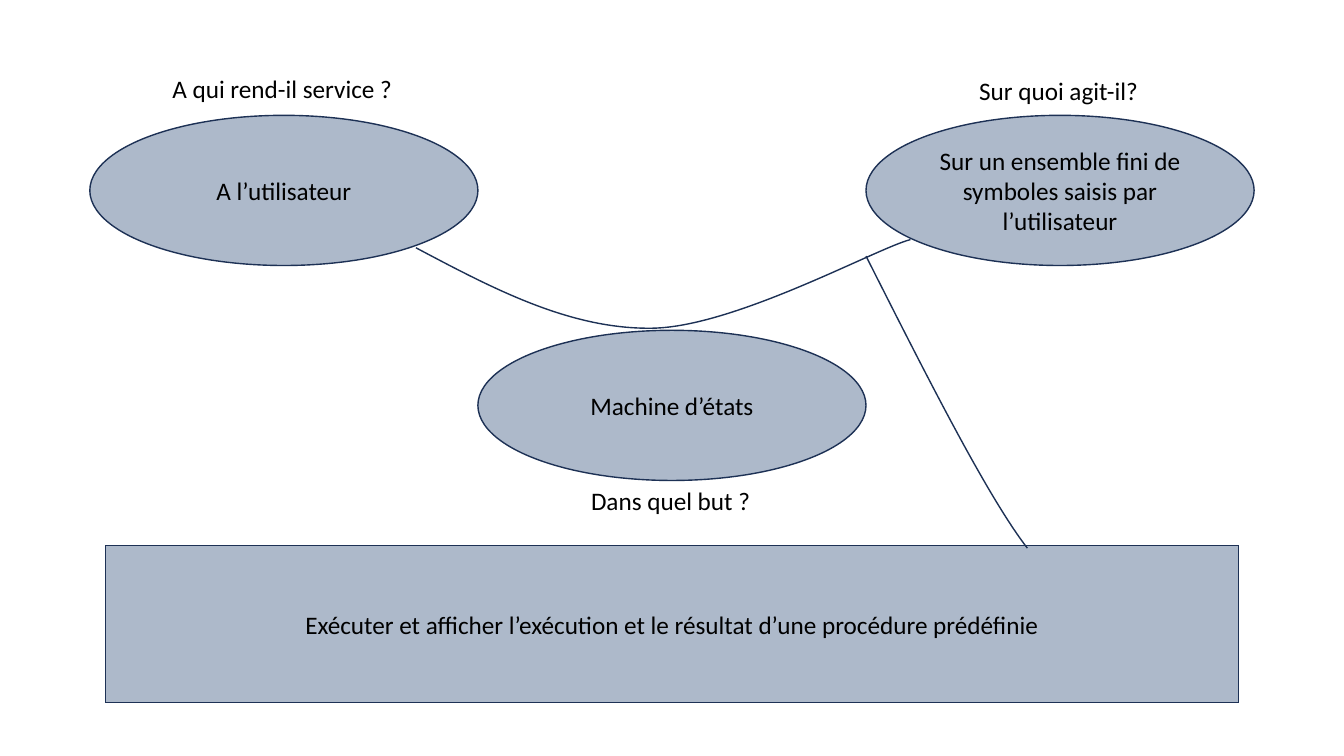
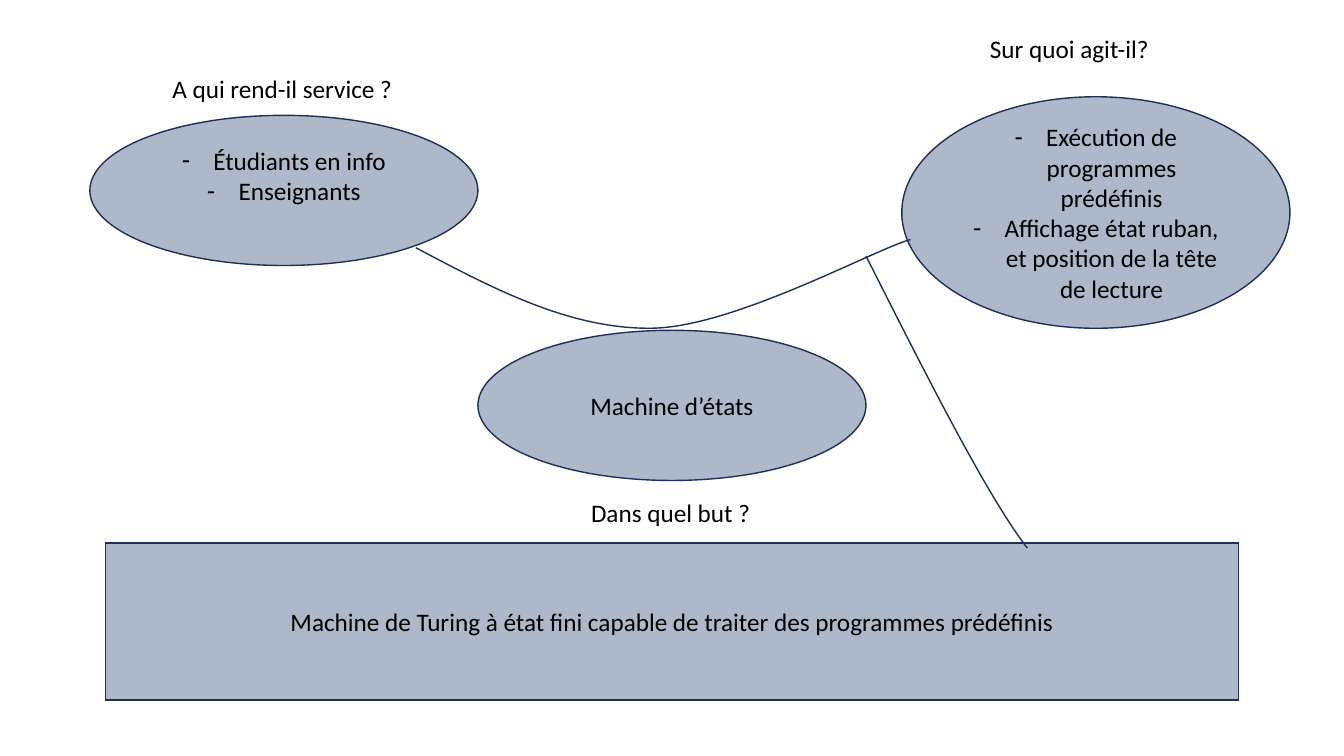
Before and after one commit to romain327/machine-turing, a slide deck: slide 1 of rapport/Bete à corne.pptx. Drawn at 1344x756 pixels with LibreOffice and Linux fonts; fonts in the diff are those of the drawing. Boxes give left, top, right and bottom in pixels: in the first picture for what was removed or moved away, otherwise in the second. Text is boxed around its words. In the diff, an @@ line names an element or a change of style, - is before the commit and + after.

```diff
--- a/rapport/Bete à corne.pptx
+++ b/rapport/Bete à corne.pptx
@@ text "Sur quoi agit-il?": place and size @@
-text "Sur quoi agit-il?" at [979, 82, 1137, 105]
+text "Sur quoi agit-il?" at [990, 40, 1148, 63]
@@ ellipse "Exécution de programmes prédéfinis": place and size @@
-ellipse "Exécution de programmes prédéfinis" at [866, 115, 1254, 265]
+ellipse "Exécution de programmes prédéfinis" at [902, 97, 1291, 329]
@@ text in ellipse at [213, 149, 385, 205]: text changed @@
-A l’utilisateur
+– Étudiants en info
+– Enseignants
@@ text in ellipse at [1005, 128, 1219, 298]: text changed @@
-Sur un ensemble fini de symboles saisis par l’utilisateur
+– Exécution de programmes prédéfinis
+– Affichage état ruban, et position de la tête de lecture
@@ text "Dans quel but ?": place and size @@
-text "Dans quel but ?" at [591, 492, 733, 514]
+text "Dans quel but ?" at [591, 504, 733, 526]
@@ text in rectangle at [290, 613, 1053, 636]: text changed @@
-Exécuter et afficher l’exécution et le résultat d’une procédure prédéfinie
+Machine de Turing à état fini capable de traiter des programmes prédéfinis
```
Also in this commit, not shown: 47 other files.
